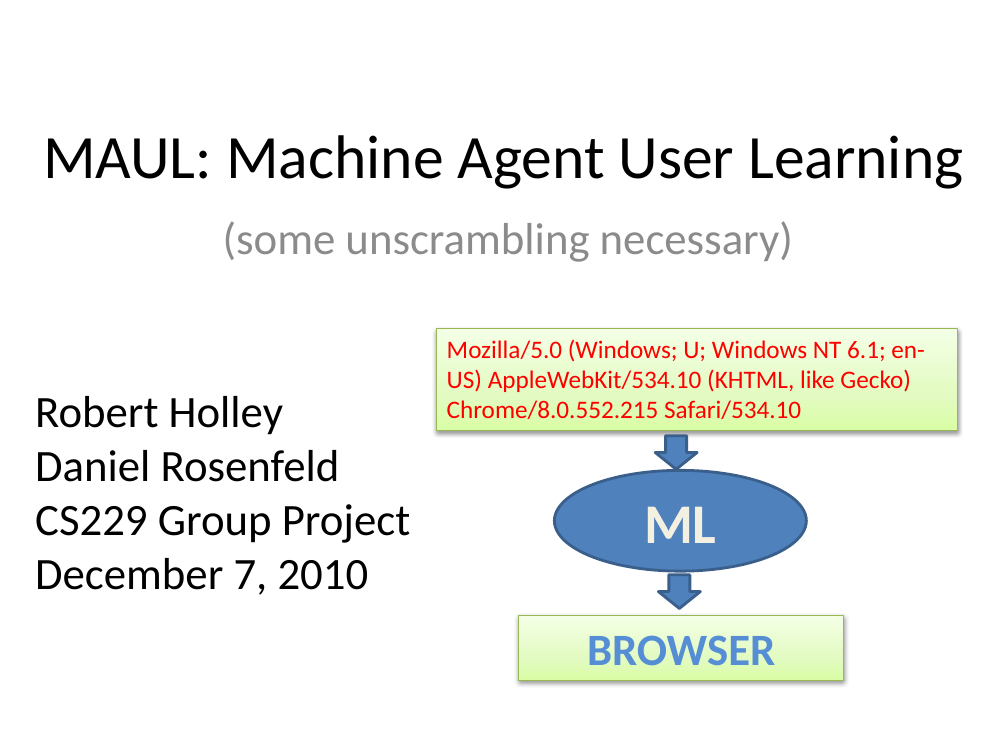
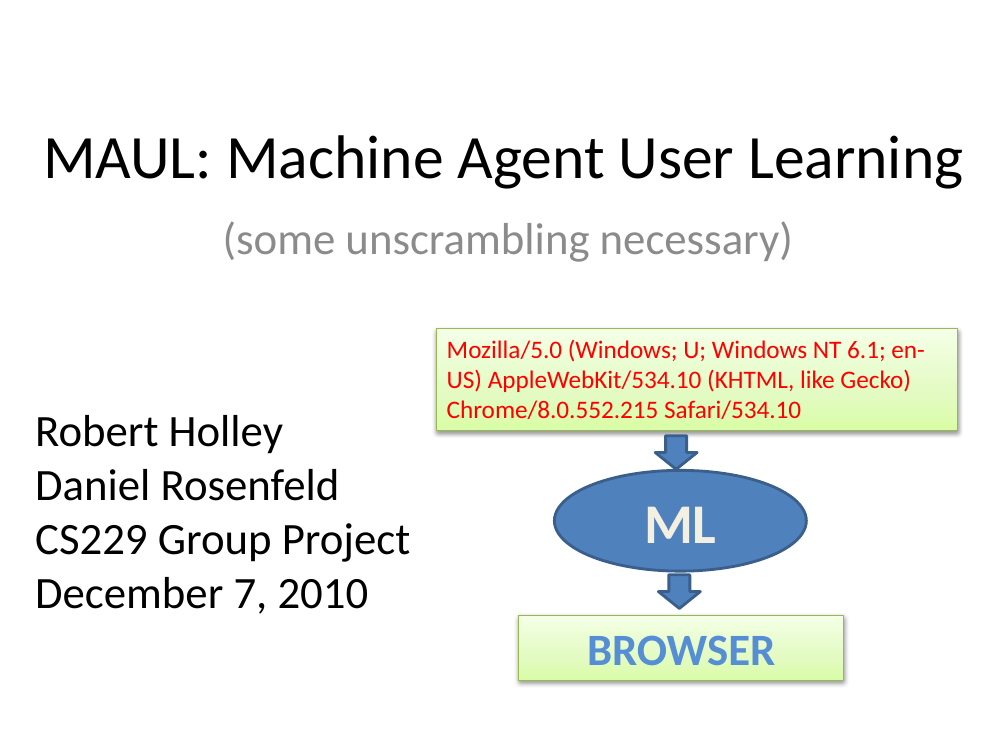
Before and after one commit to bholley/maul, a slide deck: slide 1 of poster/poster.pptx. Drawn at 1008x756 pixels with LibreOffice and Linux fonts; fonts in the diff are those of the drawing. Boxes give left, top, right and bottom in pixels: in the first picture for what was removed or moved away, otherwise in the second. Text is boxed around its words. In the diff, an @@ line names an element or a change of style, - is before the commit and + after.

```diff
--- a/poster/poster.pptx
+++ b/poster/poster.pptx
@@ text "Robert Holley": place and size @@
-text "Robert Holley" at (35, 396, 411, 595)
+text "Robert Holley" at (35, 415, 411, 614)
```
Also in this commit, not shown: 3 other slides changed, 1 other file.
